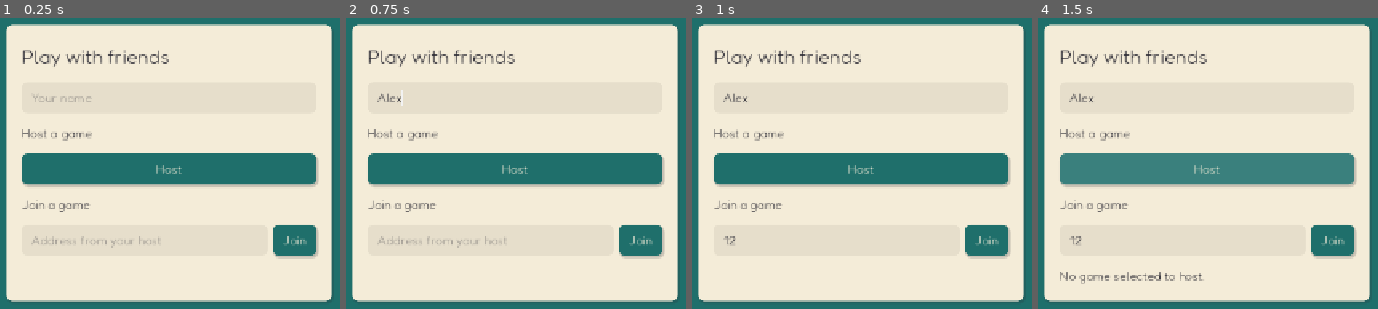
Above: before the commit, frames 1-4 (left to right).
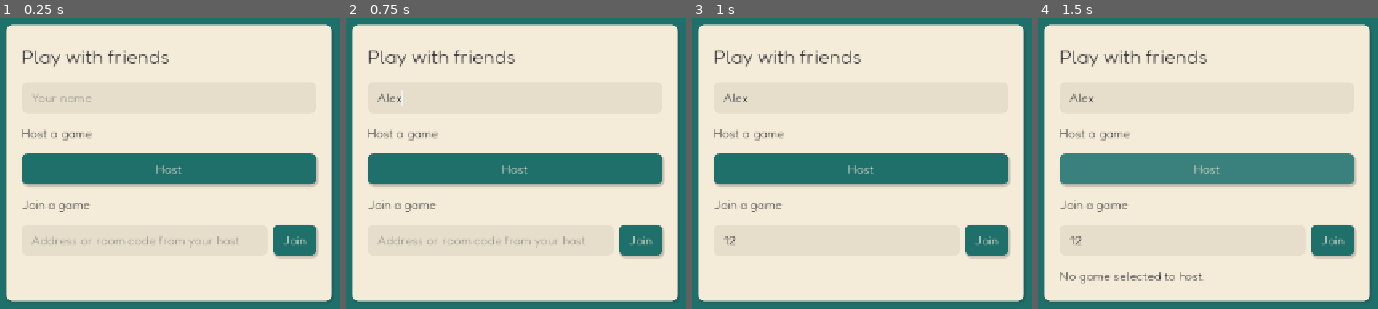
Above: after the commit, the same moments.

Repository: Khushi-v-git/openGaming
Game: Godot game, scene res://core/lobby/lobby_scene.tscn
Two runs of this game, one before a commit and one after it. Both use one fixed random seed, a clock stepped at 60 frames per second and the inputs below. This scene is started directly instead of the project's main scene.
Inputs (mouse positions are in pixels of both pictures, inside the frame that each line leads up to):
- Up to frame 1 (0.25 s): no input
- Up to frame 2 (0.75 s): click (516, 96) at 0.52 s; type "Alex" at 0.6 s
- Up to frame 3 (1 s): click (838, 239) at 0.75 s; type "12" at 0.83 s
- Up to frame 4 (1.5 s): click "Host" at 1.25 s

The runs differ from the first frame. In frame 1, 0.2% of the frame differs, in the area x 23-70%, y 74-80%; in frame 2, 0.2%; in frame 3, nothing differs; in frame 4, nothing differs.

Commit message:
Transport keepalive policy, optional link_state_changed signal, share_label; 0 turns session pings off
HostSession and ClientSession take their ping defaults from the transport that was actually chosen (direct keeps 5 s / 15 s / 20 s, proven by a test). The lobby names the shared thing from session_ready's share_label.

Co-Authored-By: Claude Sonnet 5.5 <noreply@anthropic.com>

Diff:
--- a/core/lobby/lobby_scene.gd
+++ b/core/lobby/lobby_scene.gd
@@ -57,6 +57,8 @@
 
 ## The address or room code to share (host only), as reported by the transport.
 var shared_address: String = ""
+## What the transport calls what it shows the host to share ("address", "room code").
+var share_label: String = "address"
 
 var _host: LobbyHost = null
 var _client: LobbyClient = null
@@ -163,7 +165,7 @@
 	box.add_child(_label("Join a game"))
 	var join_row: HBoxContainer = HBoxContainer.new()
 	address_edit = LineEdit.new()
-	address_edit.placeholder_text = "Address from your host"
+	address_edit.placeholder_text = "Address or room code from your host"
 	address_edit.size_flags_horizontal = Control.SIZE_EXPAND_FILL
 	join_row.add_child(address_edit)
 	join_button = Button.new()
@@ -301,7 +303,7 @@
 		status_label.text = str(cleaned["error"]["message"])
 		return
 	if address_edit.text.strip_edges().is_empty():
-		status_label.text = "Paste the address your host gave you."
+		status_label.text = "Paste the address or room code your host gave you."
 		return
 	_resume = {}
 	_begin_join(address_edit.text, cleaned["name"], {})
@@ -363,6 +365,7 @@
 
 func _on_hosting(info: Dictionary) -> void:
 	shared_address = str(info["address"])
+	share_label = str(info.get("share_label", "address"))
 	_state = _host.state
 	_show_lobby_view()
 
@@ -456,7 +459,7 @@
 	var my_id: String = _host.local_player_id if is_host else (_client.player_id if _client != null else "")
 	address_label.visible = is_host
 	copy_button.visible = is_host
-	address_label.text = "Share this address: %s" % shared_address
+	address_label.text = "Share this %s: %s" % [share_label, shared_address]
 	ready_button.visible = not is_host
 	start_button.visible = is_host and _state["phase"] == LobbyLogic.PHASE_OPEN
 	start_button.disabled = not LobbyLogic.ready_to_start(_state)
--- a/core/net/transport.gd
+++ b/core/net/transport.gd
@@ -25,8 +25,21 @@
 ## - Messages are plain-data envelopes (see Envelope). Implementations must deliver
 ##   the receiver an independent copy, as if it had crossed a wire.
 ## - leave() is idempotent. Afterwards the transport can be reused.
+## - link_state_changed(state) is optional and only emitted by transports whose link can
+##   degrade without the session ending (a relay holding a room for a host that dropped).
+##   It is a notice for the UI; sessions never depend on it. States: LINK_HOST_AWAY (a
+##   joiner: the host's connection dropped and the relay is waiting for it), LINK_RECONNECTING
+##   (the host: our own connection dropped and we are re-establishing it), LINK_OK (restored).
+##   If the link cannot be restored the normal events follow: peer_disconnected(HOST_PEER_ID)
+##   on a joiner, host_failed on the host.
+## - session_ready's info may carry `share_label`: what the address is called when shown to
+##   a player ("address" for a direct transport, "room code" for a relay). Default "address".
 
 const HOST_PEER_ID: int = 1
+
+const LINK_OK: String = "ok"
+const LINK_HOST_AWAY: String = "host_away"
+const LINK_RECONNECTING: String = "reconnecting"
 
 signal message_received(peer_id: int, message: Dictionary)
 signal peer_connected(peer_id: int)
@@ -35,6 +48,7 @@
 signal join_failed(reason: String)
 signal session_ready(info: Dictionary)  # hosting is live: {address, kind, ...}
 signal host_failed(reason: String)  # hosting failed after it had started; transport is inactive
+signal link_state_changed(state: String)  # optional notice, see the contract above
 
 
 ## Starts hosting. Returns {ok: true} or a failure if hosting could not start. What
@@ -73,6 +87,15 @@
 	pass
 
 
+## How often the session layer should send its own application-level pings over this
+## transport, in milliseconds (0 = never). A direct transport relies on them to notice dead
+## peers. A relay transport keeps its own cheap keepalive and must not carry app pings,
+## because every message through a relay costs quota and wakes the room. HostSession and
+## ClientSession read this unless their options say otherwise.
+func keepalive_policy() -> Dictionary:
+	return {"ping_interval_msec": 5000, "ping_timeout_msec": 15000, "host_silence_timeout_msec": 20000}
+
+
 ## Drives I/O and emits signals. The owner calls this every frame.
 func poll() -> void:
 	pass
--- a/core/session/client_session.gd
+++ b/core/session/client_session.gd
@@ -40,7 +40,7 @@
 	_game_id = game_id
 	_handshake_timeout = int(options.get("handshake_timeout_msec", 5000))
 	_pending_wait = int(options.get("pending_wait_msec", 90000))  # longer than the host's own claim timeout
-	_host_silence_timeout = int(options.get("host_silence_timeout_msec", 20000))
+	_host_silence_timeout = int(options.get("host_silence_timeout_msec", -1))  # 0 = never; -1 = ask the transport
 	transport.join_succeeded.connect(_on_join_succeeded)
 	transport.join_failed.connect(_on_join_failed)
 	transport.peer_disconnected.connect(_on_peer_disconnected)
@@ -53,6 +53,8 @@
 	_rejoin = rejoin
 	_state = State.CONNECTING
 	transport.join_session(address, transport_config)
+	if _host_silence_timeout < 0:  # the transport that was actually chosen decides (see Transport.keepalive_policy)
+		_host_silence_timeout = int(transport.keepalive_policy()["host_silence_timeout_msec"])
 
 
 func leave() -> void:
@@ -76,7 +78,7 @@
 		_state = State.IDLE
 		transport.leave()
 		connect_failed.emit("The host did not answer the handshake.")
-	elif _state == State.ACTIVE and now - _last_heard > _host_silence_timeout:
+	elif _state == State.ACTIVE and _host_silence_timeout > 0 and now - _last_heard > _host_silence_timeout:
 		_state = State.IDLE
 		transport.leave()
 		host_lost.emit("The host stopped responding.")
--- a/core/session/host_session.gd
+++ b/core/session/host_session.gd
@@ -14,7 +14,8 @@
 ##   welcome_extra(player_id) -> Dictionary    extra data for that player's welcome.
 ##
 ## Options (all optional): max_pending_handshakes, handshake_timeout_msec,
-## ping_interval_msec, ping_timeout_msec, rate_burst, rate_per_sec,
+## ping_interval_msec, ping_timeout_msec (0 turns pings / the silence kick off; the defaults come
+## from transport.keepalive_policy()), rate_burst, rate_per_sec,
 ## max_rate_violations, pending_burst, pending_per_sec, close_grace_msec, claim_timeout_msec.
 
 signal player_joined(player_id: String, rejoined: bool)
@@ -63,8 +64,8 @@
 	_game_id = game_id
 	_max_pending = int(options.get("max_pending_handshakes", 8))
 	_handshake_timeout = int(options.get("handshake_timeout_msec", 5000))
-	_ping_interval = int(options.get("ping_interval_msec", 5000))
-	_ping_timeout = int(options.get("ping_timeout_msec", 15000))
+	_ping_interval = int(options.get("ping_interval_msec", -1))  # 0 = no pings; -1 = ask the transport
+	_ping_timeout = int(options.get("ping_timeout_msec", -1))  # 0 = never kick for silence
 	_rate_burst = float(options.get("rate_burst", 30))
 	_rate_per_sec = float(options.get("rate_per_sec", 20))
 	_max_violations = int(options.get("max_rate_violations", 20))
@@ -82,7 +83,20 @@
 ## Starts hosting. Returns a failure if it could not even start; otherwise the address
 ## to share arrives with the `hosting` signal (or `host_failed`).
 func start(transport_config: Dictionary) -> Dictionary:
-	return transport.host_session(transport_config)
+	var started: Dictionary = transport.host_session(transport_config)
+	if CoreResult.is_ok(started):
+		_resolve_keepalive()
+	return started
+
+
+## Options win; anything left unset comes from the transport that was actually chosen (a
+## "auto" transport only knows once hosting has started).
+func _resolve_keepalive() -> void:
+	var keepalive: Dictionary = transport.keepalive_policy()
+	if _ping_interval < 0:
+		_ping_interval = int(keepalive["ping_interval_msec"])
+	if _ping_timeout < 0:
+		_ping_timeout = int(keepalive["ping_timeout_msec"])
 
 
 func poll() -> void:
@@ -104,9 +118,9 @@
 		if _closing.has(peer_id):
 			continue
 		var entry: Dictionary = _players[peer_id]
-		if now - int(entry["last_heard"]) > _ping_timeout:
+		if _ping_timeout > 0 and now - int(entry["last_heard"]) > _ping_timeout:
 			_kick(peer_id, ErrorCodes.PING_TIMEOUT, "No response from your connection.")
-		elif now - int(entry["last_ping"]) >= _ping_interval:
+		elif _ping_interval > 0 and now - int(entry["last_ping"]) >= _ping_interval:
 			entry["last_ping"] = now
 			_send(peer_id, Envelope.make(Protocol.T_PING))
 
--- /dev/null
+++ b/tests/core/test_keepalive_policy.gd
@@ -0,0 +1,137 @@
+extends NetTestCase
+## Who sends application-level pings is decided by the transport's keepalive policy, and an
+## explicit option still wins. Direct keeps today's numbers; a relay-style policy of zeros turns
+## the session's pings and silence timeouts off.
+
+
+## A loopback transport that declares it carries no app-level pings (as a relay does).
+class QuietTransport extends LoopbackTransport:
+	func keepalive_policy() -> Dictionary:
+		return {"ping_interval_msec": 0, "ping_timeout_msec": 0, "host_silence_timeout_msec": 0}
+
+
+class QuietEnv extends TransportEnv:
+	var hub: LoopbackHub = LoopbackHub.new()
+
+	func make_transport() -> Transport:
+		return QuietTransport.new(hub)
+
+
+var quiet: bool = false
+
+
+func make_env() -> TransportEnv:
+	return QuietEnv.new() if quiet else LoopbackEnv.new()
+
+
+func _host(options: Dictionary = {}) -> HostSession:
+	var session: HostSession = HostSession.new(env.make_transport(), APP, GAME, options)
+	session.clock = clock.as_callable()
+	assert_true(CoreResult.is_ok(session.start(env.host_config())))
+	track(session, session.transport)
+	return session
+
+
+func _client(host: HostSession, options: Dictionary = {}) -> ClientSession:
+	var session: ClientSession = ClientSession.new(env.make_transport(), APP, GAME, options)
+	session.clock = clock.as_callable()
+	track(session, session.transport)
+	return session
+
+
+## Waits for the host to be ready and returns the address to join. (Lambdas copy local variables,
+## so the answer is collected in an Array.)
+func _address(host: HostSession) -> String:
+	var infos: Array = []
+	host.hosting.connect(func(info: Dictionary) -> void: infos.append(info))
+	await pump(func() -> bool: return not infos.is_empty())
+	return str(infos[0]["address"])
+
+
+# --- the policy numbers -------------------------------------------------------------------------------
+
+func test_the_direct_and_loopback_transports_keep_todays_defaults() -> void:
+	for transport: Transport in [DirectWsTransport.new(), LoopbackTransport.new(LoopbackHub.new()), FakeRelayTransport.new(FakeRelay.new())]:
+		assert_eq(transport.keepalive_policy(), {"ping_interval_msec": 5000, "ping_timeout_msec": 15000, "host_silence_timeout_msec": 20000}, transport.get_script().resource_path)
+
+
+# --- the default behaviour is unchanged -------------------------------------------------------------------
+
+func test_with_default_options_the_host_pings_every_5_seconds_and_kicks_after_15_of_silence() -> void:
+	var host: HostSession = _host()
+	var left: Array = []
+	host.player_disconnected.connect(func(id: String) -> void: left.append(id))
+	var client: ClientSession = _client(host)
+	var types: Array[String] = []
+	client.transport.message_received.connect(func(_peer: int, message: Dictionary) -> void: types.append(str(message["type"])))
+	var address: String = await _address(host)
+	client.join(address, "Ghost")
+	assert_true(await pump(func() -> bool: return client.is_active()))
+	clock.now += 5000
+	await frames(4)
+	assert_true(types.has(Protocol.T_PING), "a ping went out after 5 s")
+	assert_eq(left.size(), 0)
+	_pollers.erase(client)  # the client app freezes: it stops answering
+	clock.now += 16000
+	assert_true(await pump(func() -> bool: return left.size() >= 1), "kicked after 15 s of silence")
+
+
+# --- a transport that declares no pings -------------------------------------------------------------------
+
+func test_a_transport_with_no_app_pings_gets_none_and_no_silence_kick() -> void:
+	quiet = true
+	env = make_env()
+	var host: HostSession = _host()
+	var left: Array = []
+	host.player_disconnected.connect(func(id: String) -> void: left.append(id))
+	var client: ClientSession = _client(host)
+	var types: Array[String] = []
+	client.transport.message_received.connect(func(_peer: int, message: Dictionary) -> void: types.append(str(message["type"])))
+	var address: String = await _address(host)
+	client.join(address, "Quiet")
+	assert_true(await pump(func() -> bool: return client.is_active()))
+	_pollers.erase(client)
+	_pollers.append(client.transport)
+	for _i: int in 20:
+		clock.now += 60000  # twenty minutes of silence
+		await frames(2)
+	assert_false(types.has(Protocol.T_PING), "no application ping was ever sent")
+	assert_eq(left.size(), 0, "silence alone does not kick when pings are off")
+	quiet = false
+
+
+func test_a_silent_host_is_not_declared_lost_when_the_transport_carries_no_pings() -> void:
+	quiet = true
+	env = make_env()
+	var host: HostSession = _host()
+	var client: ClientSession = _client(host)
+	var lost: Array = []
+	client.host_lost.connect(func(reason: String) -> void: lost.append(reason))
+	var address: String = await _address(host)
+	client.join(address, "Waiter")
+	assert_true(await pump(func() -> bool: return client.is_active()))
+	_pollers.erase(host)
+	for _i: int in 10:
+		clock.now += 60000
+		await frames(2)
+	assert_eq(lost.size(), 0, "liveness is the transport's job here")
+	quiet = false
+
+
+# --- options still win ----------------------------------------------------------------------------------------
+
+func test_explicit_options_override_the_transport_policy() -> void:
+	quiet = true
+	env = make_env()
+	var host: HostSession = _host({"ping_interval_msec": 1000, "ping_timeout_msec": 4000})
+	var left: Array = []
+	host.player_disconnected.connect(func(id: String) -> void: left.append(id))
+	var client: ClientSession = _client(host, {"host_silence_timeout_msec": 4000})
+	var address: String = await _address(host)
+	client.join(address, "Explicit")
+	assert_true(await pump(func() -> bool: return client.is_active()))
+	_pollers.erase(client)
+	assert_true(await pump(func() -> bool:
+		clock.now += 500
+		return left.size() >= 1))
+	quiet = false
